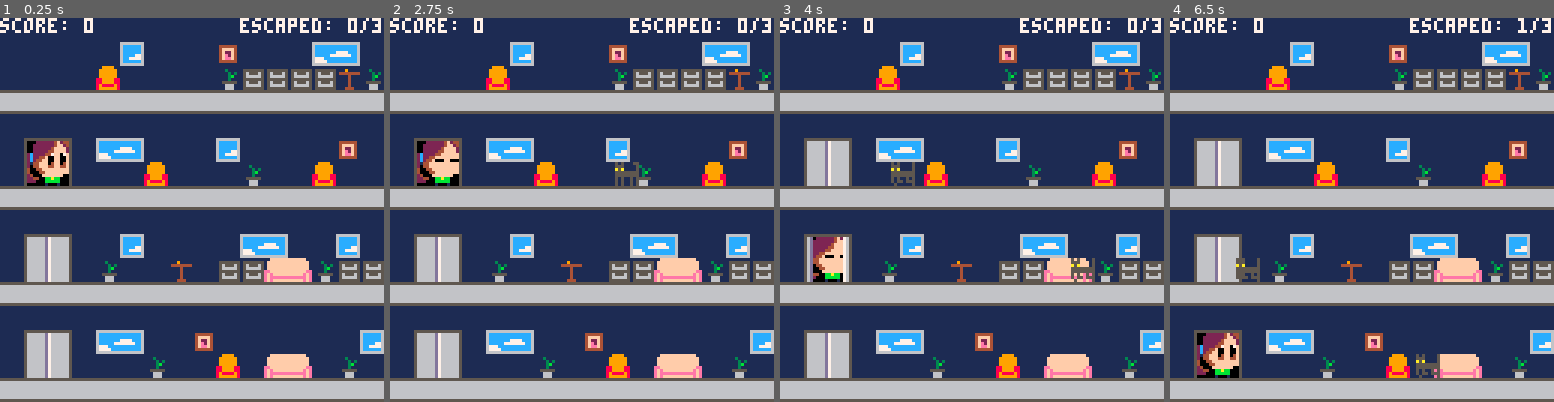
Above: before the commit, frames 1-4 (left to right).
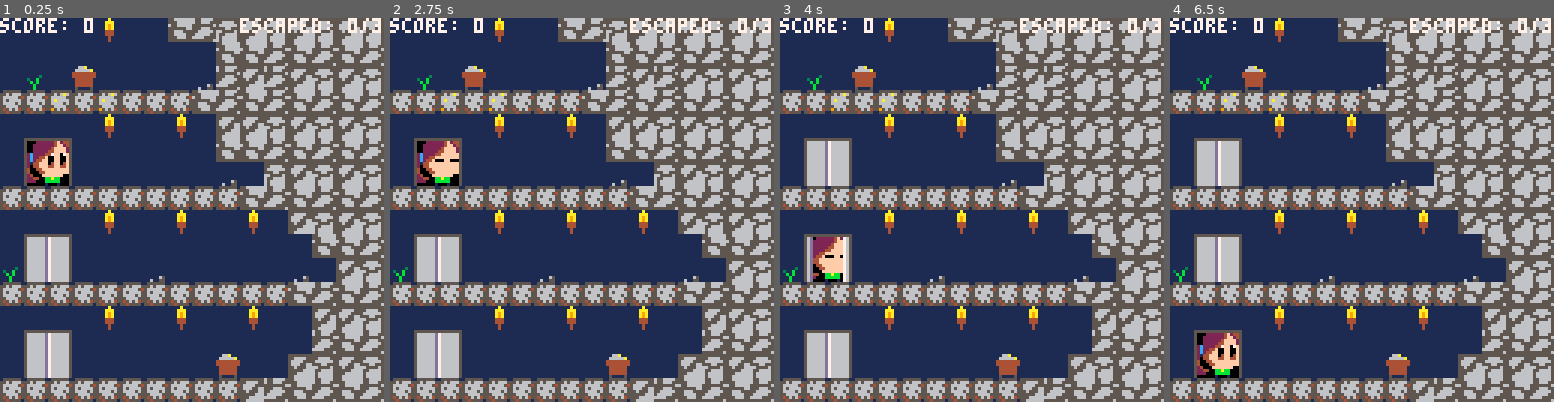
Above: after the commit, the same moments.

Repository: leonardost/cat-catcher-0
Game: PICO-8 cartridge cat_catcher_0.p8
The game is run twice, just before and just after one commit, with the same random seed, the same clock (stepped at 60 frames per second) and the same inputs.
Inputs:
- Up to frame 1 (0.25 s): no input
- Up to frame 2 (2.75 s): tap X (X key) at 0.33, 1.07, 1.85 s; tap O (Z key) at 0.7, 1.7, 2.1, 2.5 s; hold Right 1.6-2.1 s; hold Up 2.15-2.42 s; hold Right from 2.47 s (still down)
- Up to frame 3 (4 s): tap O (Z key) at 2.9, 3.3, 3.7 s; tap X (X key) at 2.97 s; release Right at 3.03 s; hold Left 3.08-3.58 s; hold Down 3.63-3.97 s
- Up to frame 4 (6.5 s): hold Right 4.02-4.68 s; tap X (X key) at 4.08, 5.2, 6.32 s; tap O (Z key) every 0.4 s from 4.1 to 6.1 s; hold Up 4.73-5.03 s; hold Left 5.08-5.68 s; hold Down 5.73-6.03 s; hold Right from 6.08 s (still down)

The runs differ from the first frame. In frame 1, 41% of the frame differs, in the area x 0-100%, y 0-100%; in frame 2, 41%; in frame 3, 41%; in frame 4, 42%.

Commit message:
Working on stage 3 (mines) graphics

Diff:
--- a/cat_catcher_0.p8
+++ b/cat_catcher_0.p8
@@ -36,7 +36,7 @@
   current_floor = 0
   score = 0
   high_score = 0
-  stage = 1
+  stage = 3
   caught_cats = 0
   escaped_cats = 0
   tries = 3
@@ -337,6 +337,8 @@
 
     if stage == 2 then
       cls(2)
+    elseif stage == 3 then
+      cls(1)
     end
 		  map((stage - 1) * 16, 0, 0, 0, 16, 16)
 		  if stage == 2 then
@@ -1172,38 +1174,54 @@
 
 
 
+…(16 lines of a section not shown)…
 __map__
-0000000000000000000000000000000000000000000000000000000000000000000000000000000000000000000000000000000000000000000000000000000000000000000000000000000000000000000000000000000000000000000000000000000000000000000000000000000000000000000000000000000000000000
-00000000004c0000004f0000004d4e0000005c5c000000000000000000005c0000005c000000000000000000000000000000000000000000000000000000000000000000000000000000000000000000000000000000000000000000000000000000000000000000000000000000000000000000000000000000000000000000
-0000000048000000004b494949494a4b006e6c6c6d006f5d006e6d0000006c00006e6c000000000000000000000000000000000000000000000000000000000000000000000000000000000000000000000000000000000000000000000000000000000000000000000000000000000000000000000000000000000000000000
-060606060606060606060606060606066a6a6a6a6a6a6a6a6a6a6a6a6a6a6a6a006a6a000000000000000000000000000000000000000000000000000000000000000000000000000000000000000000000000000000000000000000000000000000000000000000000000000000000000000000000000000000000000000000
-0000000000000000000000000000000000000000000000000000000000000000000000000000000000000000000000000000000000000000000000000000000000000000000000000000000000000000000000000000000000000000000000000000000000000000000000000000000000000000000000000000000000000000
-006667004d4e0000004c000000004f00006667005c0000000000005c00000000006667000000000000000000000000000000000000000000000000000000000000000000000000000000000000000000000000000000000000000000000000000000000000000000000000000000000000000000000000000000000000000000
-007677000000480000004b0000480000007677006c0000006d00006c0000006d007677000000000000000000000000000000000000000000000000000000000000000000000000000000000000000000000000000000000000000000000000000000000000000000000000000000000000000000000000000000000000000000
-060606060606060606060606060606066a6a6b6a6a6a6a6a6a6a6a6a6a6a6b6a006a6b000000000000000000000000000000000000000000000000000000000000000000000000000000000000000000000000000000000000000000000000000000000000000000000000000000000000000000000000000000000000000000
-0000000000000000000000000000000000000000000000000000000000000000000000000000000000000000000000000000000000000000000000000000000000000000000000000000000000000000000000000000000000000000000000000000000000000000000000000000000000000000000000000000000000000000
-00666700004c000000004d4e00004c00006667000000000000005c00005c0000006667000000000000000000000000000000000000000000000000000000000000000000000000000000000000000000000000000000000000000000000000000000000000000000000000000000000000000000000000000000000000000000
-007677004b00004a00494958594b4949007677006e6d000000006c00006c6e00007677000000000000000000000000000000000000000000000000000000000000000000000000000000000000000000000000000000000000000000000000000000000000000000000000000000000000000000000000000000000000000000
-060606060606060606060606060606066a6a6a6a6a6b6a6a6a6a6a6b6a6a6a6a006a6a000000000000000000000000000000000000000000000000000000000000000000000000000000000000000000000000000000000000000000000000000000000000000000000000000000000000000000000000000000000000000000
-0000000000000000000000000000000000000000000000000000000000000000000000000000000000000000000000000000000000000000000000000000000000000000000000000000000000000000000000000000000000000000000000000000000000000000000000000000000000000000000000000000000000000000
-006667004d4e00004f0000000000004c0066670000005c000000000000000000006667000000000000000000000000000000000000000000000000000000000000000000000000000000000000000000000000000000000000000000000000000000000000000000000000000000000000000000000000000000000000000000
-0076770000004b000048005859004b000076770000006c0000006d00006f006e007677000000000000000000000000000000000000000000000000000000000000000000000000000000000000000000000000000000000000000000000000000000000000000000000000000000000000000000000000000000000000000000
-060606060606060606060606060606066b6a6a6a6a6a6a6a6b6a6a6a6a6b6a6a006a6a000000000000000000000000000000000000000000000000000000000000000000000000000000000000000000000000000000000000000000000000000000000000000000000000000000000000000000000000000000000000000000
-…(18 lines of a section not shown)…
+0000000000000000000000000000000000000000000000000000000000000000000000003e00009697878687868786870000000000000000000000000000000000000000000000000000000000000000000000000000000000000000000000000000000000000000000000000000000000000000000000000000000000000000
+00000000004c0000004f0000004d4e0000005c5c000000000000000000005c00000000000000000000969697969796970000000000000000000000000000000000000000000000000000000000000000000000000000000000000000000000000000000000000000000000000000000000000000000000000000000000000000
+0000000048000000004b494949494a4b006e6c6c6d006f5d006e6d0000006c00006d000e000000000f978697868786870000000000000000000000000000000000000000000000000000000000000000000000000000000000000000000000000000000000000000000000000000000000000000000000000000000000000000
+060606060606060606060606060606066a6a6a6a6a6a6a6a6a6a6a6a6a6a6a6a39393a393a39393996979697969796970000000000000000000000000000000000000000000000000000000000000000000000000000000000000000000000000000000000000000000000000000000000000000000000000000000000000000
+0000000000000000000000000000000000000000000000000000000000000000000000003e00003e00868687868786870000000000000000000000000000000000000000000000000000000000000000000000000000000000000000000000000000000000000000000000000000000000000000000000000000000000000000
+006667004d4e0000004c000000004f00006667005c0000000000005c00000000006667000000000000969697969796970000000000000000000000000000000000000000000000000000000000000000000000000000000000000000000000000000000000000000000000000000000000000000000000000000000000000000
+007677000000480000004b0000480000007677006c0000006d00006c0000006d0076770000000000000f0087868786870000000000000000000000000000000000000000000000000000000000000000000000000000000000000000000000000000000000000000000000000000000000000000000000000000000000000000
+060606060606060606060606060606066a6a6b6a6a6a6a6a6a6a6a6a6a6a6b6a393939393939393939399697969796970000000000000000000000000000000000000000000000000000000000000000000000000000000000000000000000000000000000000000000000000000000000000000000000000000000000000000
+0000000000000000000000000000000000000000000000000000000000000000000000003e00003e00003e00868786870000000000000000000000000000000000000000000000000000000000000000000000000000000000000000000000000000000000000000000000000000000000000000000000000000000000000000
+00666700004c000000004d4e00004c00006667000000000000005c00005c0000006667000000000000000000009696970000000000000000000000000000000000000000000000000000000000000000000000000000000000000000000000000000000000000000000000000000000000000000000000000000000000000000
+007677004b00004a00494958594b4949007677006e6d000000006c00006c6e006d76770000000f00000000000f0086870000000000000000000000000000000000000000000000000000000000000000000000000000000000000000000000000000000000000000000000000000000000000000000000000000000000000000
+060606060606060606060606060606066a6a6a6a6a6b6a6a6a6a6a6b6a6a6a6a393939393939393939393939969796970000000000000000000000000000000000000000000000000000000000000000000000000000000000000000000000000000000000000000000000000000000000000000000000000000000000000000
+0000000000000000000000000000000000000000000000000000000000000000000000003e00003e00003e00008686870000000000000000000000000000000000000000000000000000000000000000000000000000000000000000000000000000000000000000000000000000000000000000000000000000000000000000
+006667004d4e00004f0000000000004c0066670000005c000000000000000000006667000000000000000000009796970000000000000000000000000000000000000000000000000000000000000000000000000000000000000000000000000000000000000000000000000000000000000000000000000000000000000000
+0076770000004b000048005859004b000076770000006c0000006d00006f006e0076770000000000000e0000868786870000000000000000000000000000000000000000000000000000000000000000000000000000000000000000000000000000000000000000000000000000000000000000000000000000000000000000
+060606060606060606060606060606066b6a6a6a6a6a6a6a6b6a6a6a6a6b6a6a393939393939393939398697969796970000000000000000000000000000000000000000000000000000000000000000000000000000000000000000000000000000000000000000000000000000000000000000000000000000000000000000
+…(18 lines of a section not shown)…
Not shown, changed: 56 lines of the sprite sheet (__gfx__) section of cat_catcher_0.p8
